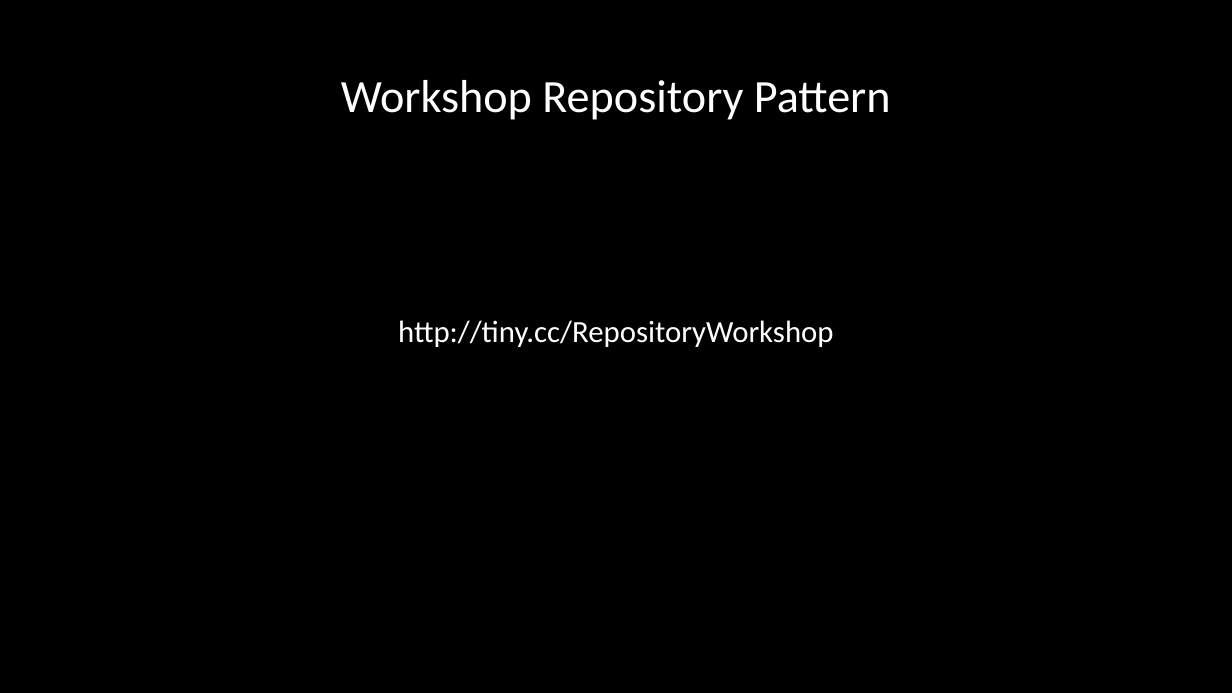
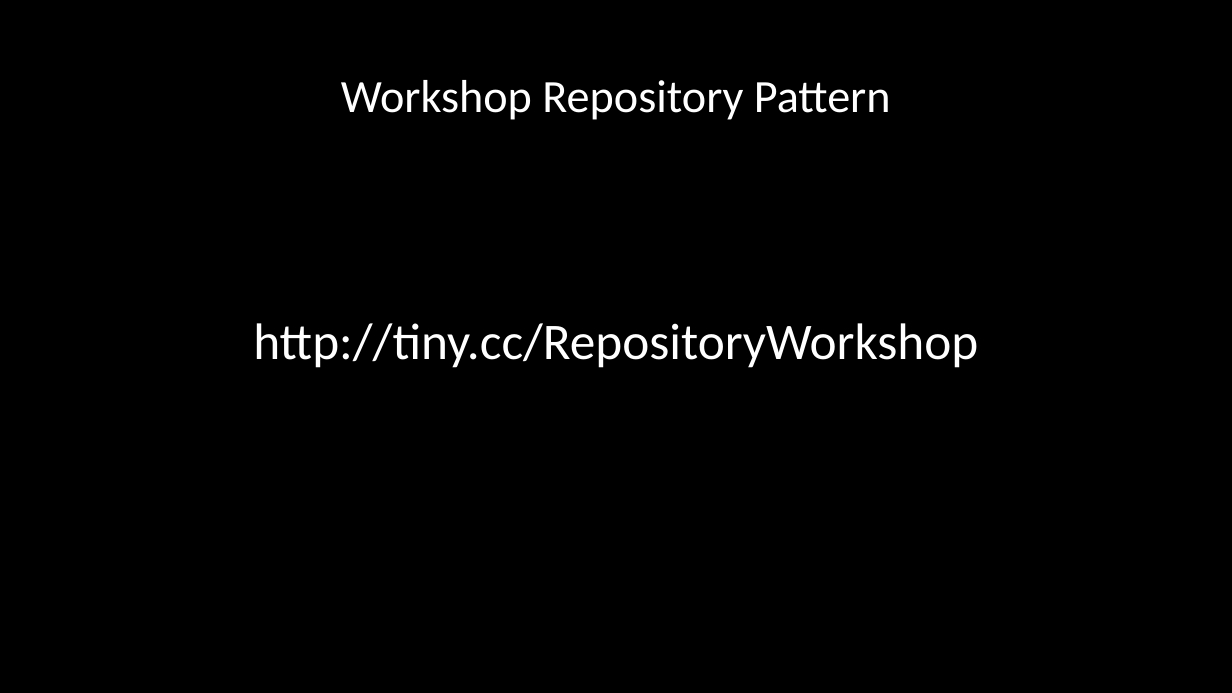
Before and after one commit to RandyGrouls/nots-wapp-workshop, a slide deck: slide 9 of slides/Framework_presentatie.pptx. Drawn at 1232x693 pixels with LibreOffice and Linux fonts; fonts in the diff are those of the drawing; background and template pictures are left out. Boxes give left, top, right and bottom in pixels: in the first picture for what was removed or moved away, otherwise in the second. Text is boxed around its words. In the diff, an @@ line names an element or a change of style, - is before the commit and + after.

```diff
--- a/slides/Framework_presentatie.pptx
+++ b/slides/Framework_presentatie.pptx
@@ text "http://tiny.cc/RepositoryWorkshop" at (253, 323, 978, 368): size 24 to 40 pt @@
```
Also in this commit, not shown: 2 other slides changed.
